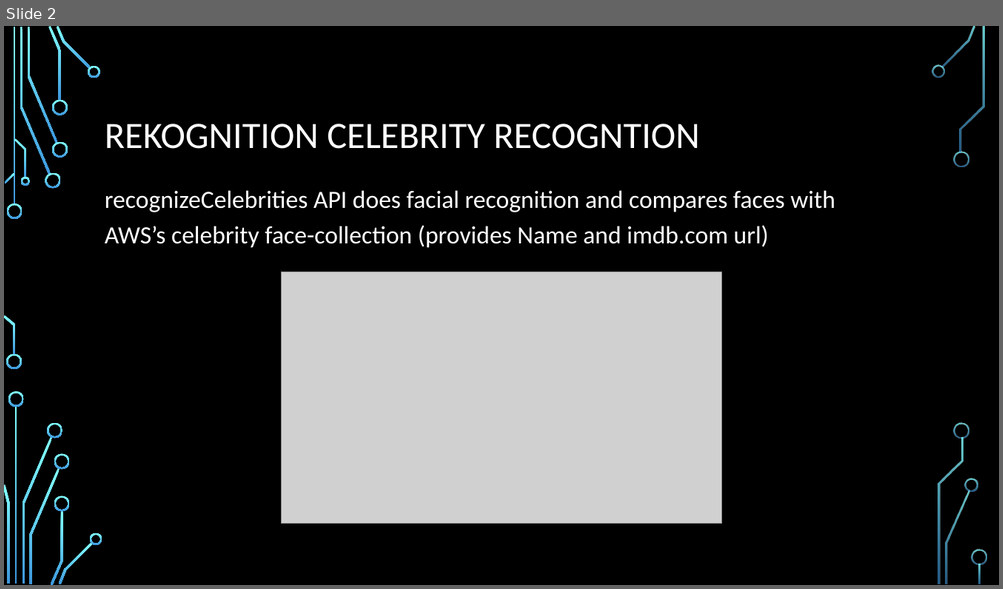
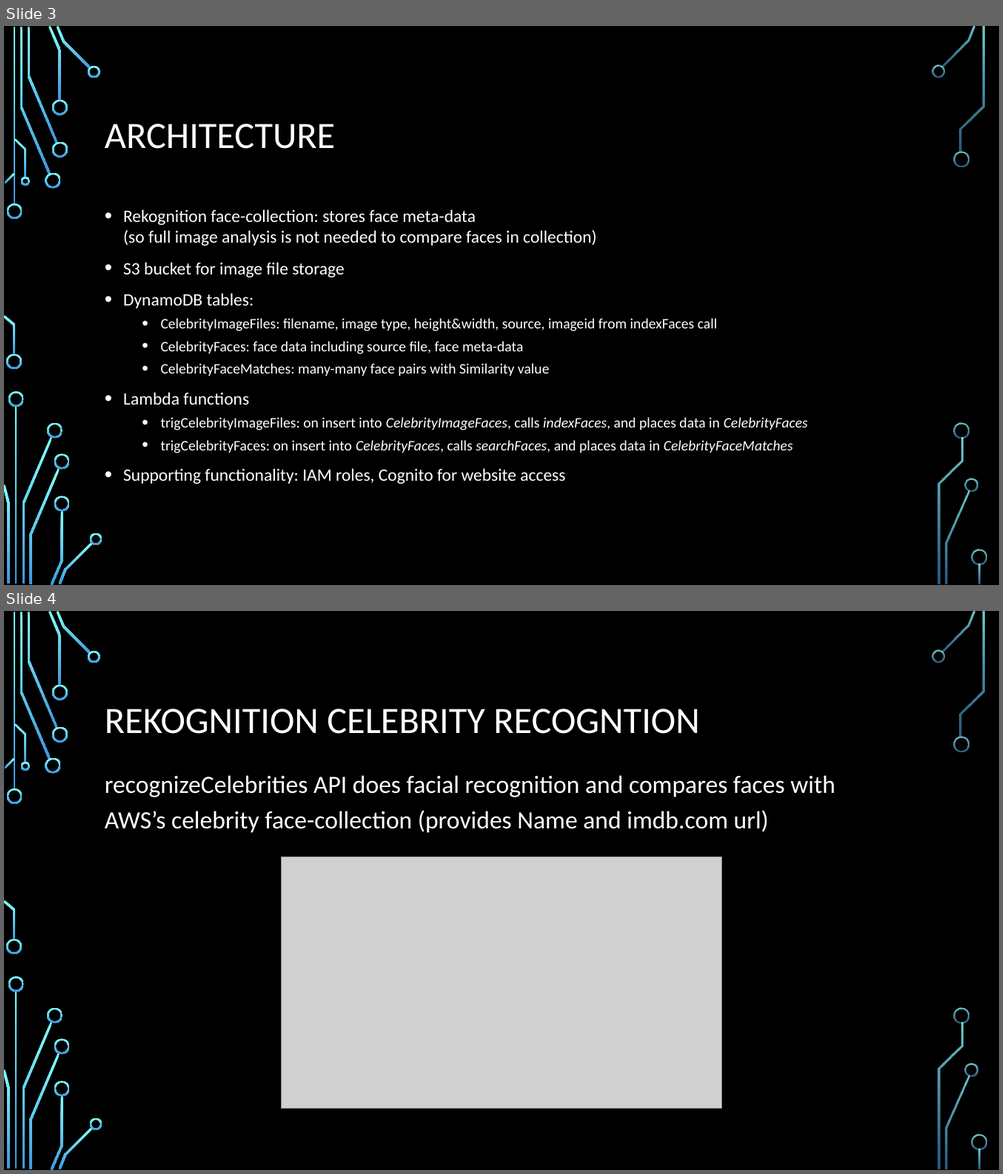
Before and after one commit to brskl/Cloud230B_final, a slide deck: Celebrity detection using AWS Rekognition.pptx. Shown one above the other, each under a label of ours: slide 2 before the commit, slides 3 and 4 after it. The pictures are 1003x589 and 1003x1174 pixels, drawn with LibreOffice and Linux fonts; fonts in the diff are those of the drawing; grey boxes stand for pictures; background and template pictures are left out. Boxes give left, top, right and bottom in pixels: in the first picture for what was removed or moved away, otherwise in the second. Text is boxed around its words. In the diff, an @@ line names an element or a change of style, - is before the commit and + after.

```diff
--- a/Celebrity detection using AWS Rekognition.pptx
+++ b/Celebrity detection using AWS Rekognition.pptx
@@ slide 3 added at <box>4,26,999,585</box>, background picture (left out); not listed: 36 template elements that a slide beside it also shows @@
@@ title added at <box>105,124,335,149</box>, 36 pt, text #FFFFFF @@
+ARCHITECTURE
@@ text added at <box>123,210,808,484</box>, 14 pt, text #FFFFFF @@
+• Rekognition face-collection: stores face meta-data
+  (so full image analysis is not needed to compare faces in collection)
+• S3 bucket for image file storage
+• DynamoDB tables:
+  • CelebrityImageFiles: filename, image type, height&width, source, imageid from indexFaces call
+  • CelebrityFaces: face data including source file, face meta-data
+  • CelebrityFaceMatches: many-many face pairs with Similarity value
+• Lambda functions
+  • trigCelebrityImageFiles: on insert into CelebrityImageFaces, calls indexFaces, and places data in CelebrityFaces
+  • trigCelebrityFaces: on insert into CelebrityFaces, calls searchFaces, and places data in CelebrityFaceMatches
+• Supporting functionality: IAM roles, Cognito for website access
@@ what was slide 2 is now slide 4 @@
```
Also in this commit, not shown: 2 slides changed, 1 other slide added.
